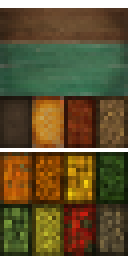
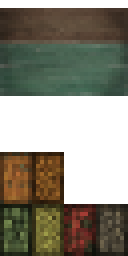
Layers edited between the first and the second 128×256 image:
added group "Diffuse" with 4 layers above "Normal" over bbox(0, 8, 128, 256)
added layer "diffuse 1" in group "Diffuse" over bbox(0, 8, 128, 256)
renamed "Diffuse 1" to "Original", hid the group it (14 layers) over bbox(0, 8, 128, 256)
